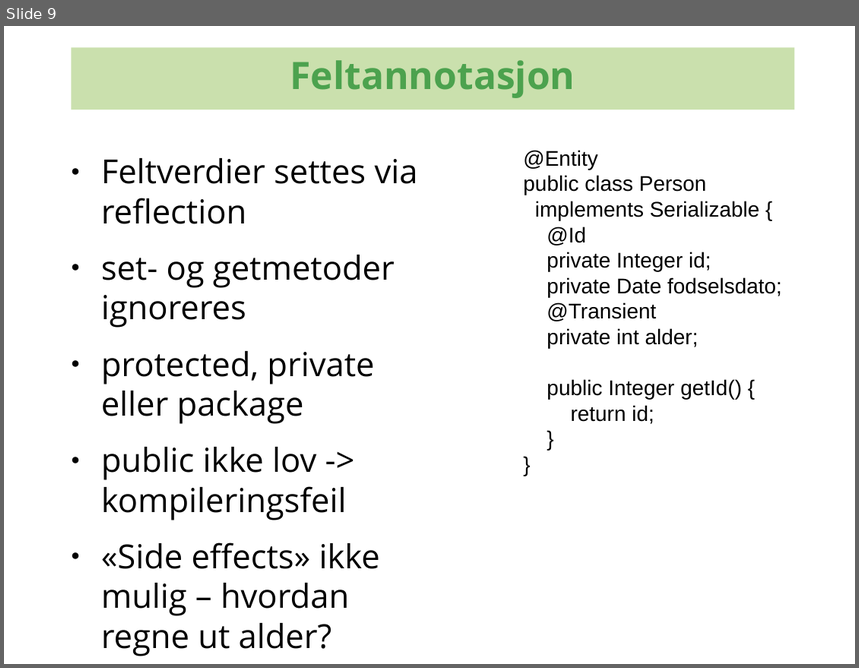
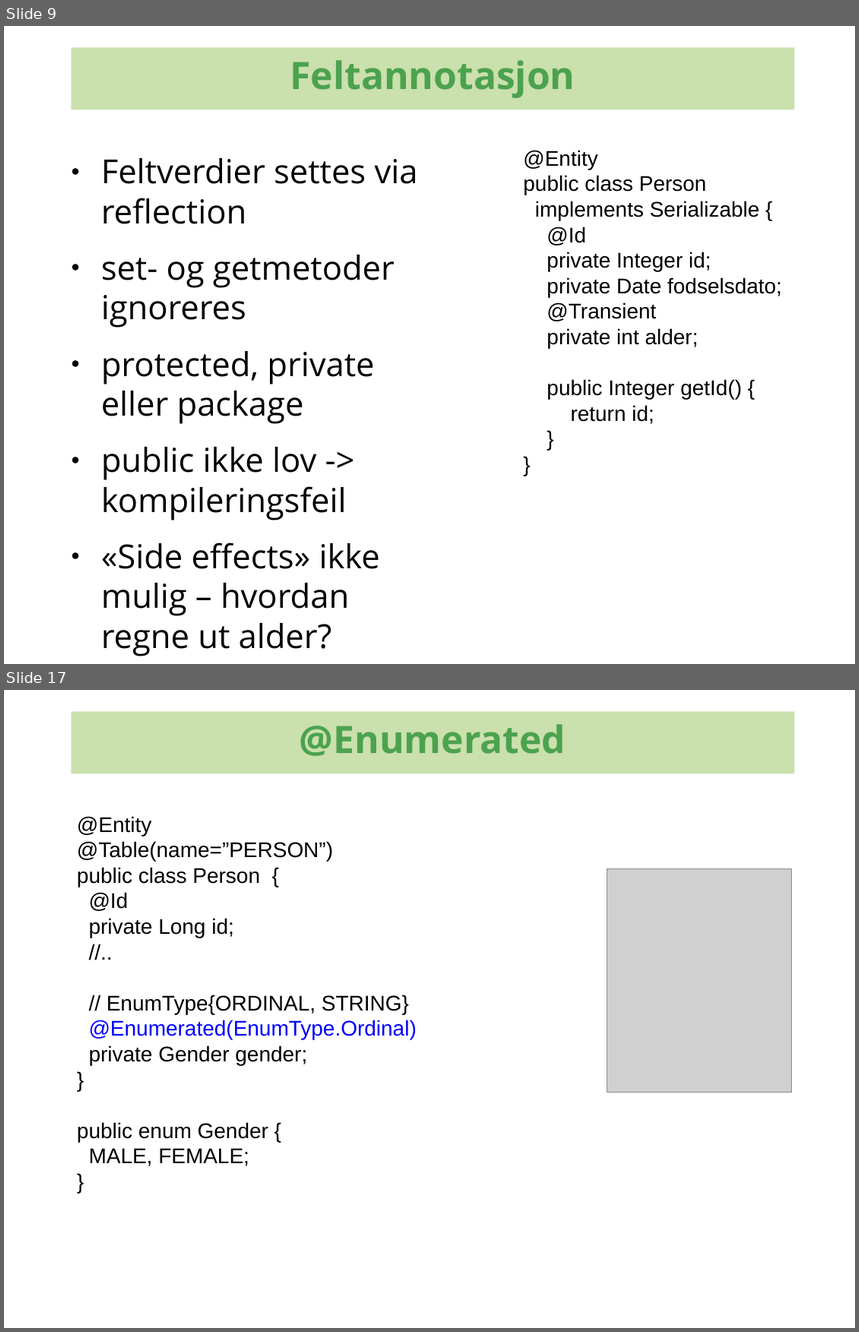
Before and after one commit to kenglxn/seam-maven-refimpl, a slide deck: sandbox/loo/jpa-continued/jpa-continued.odp. Shown one above the other, each under a label of ours: slide 9 before the commit, slides 9 and 17 after it; the slides between them are not shown. The pictures are 859x668 and 859x1332 pixels, drawn with LibreOffice and Linux fonts; fonts in the diff are those of the drawing; grey boxes stand for pictures; background and template pictures are left out. Boxes give left, top, right and bottom in pixels: in the first picture for what was removed or moved away, otherwise in the second. Text is boxed around its words. In the diff, an @@ line names an element or a change of style, - is before the commit and + after.

```diff
--- a/sandbox/loo/jpa-continued/jpa-continued.odp
+++ b/sandbox/loo/jpa-continued/jpa-continued.odp
@@ slide 17 added at box(4, 690, 855, 1328), background #FFFFFF @@
@@ rectangle added at box(71, 711, 794, 774), fill #CAE0AD, 32 pt, text #4CA24E, bold @@
+@Enumerated
@@ text added at box(77, 816, 417, 1167), 18 pt, text #000000 @@
+@Entity
+@Table(name=”PERSON”)
+public class Person {
+@Id
+private Long id;
+//..
+// EnumType{ORDINAL, STRING}
+@Enumerated(EnumType.Ordinal)
+private Gender gender;
+}
+public enum Gender {
+MALE, FEMALE;
+}
@@ picture added at box(607, 869, 792, 1093) @@
```
Also in this commit, not shown: 4 slides changed, 14 other slides added.
